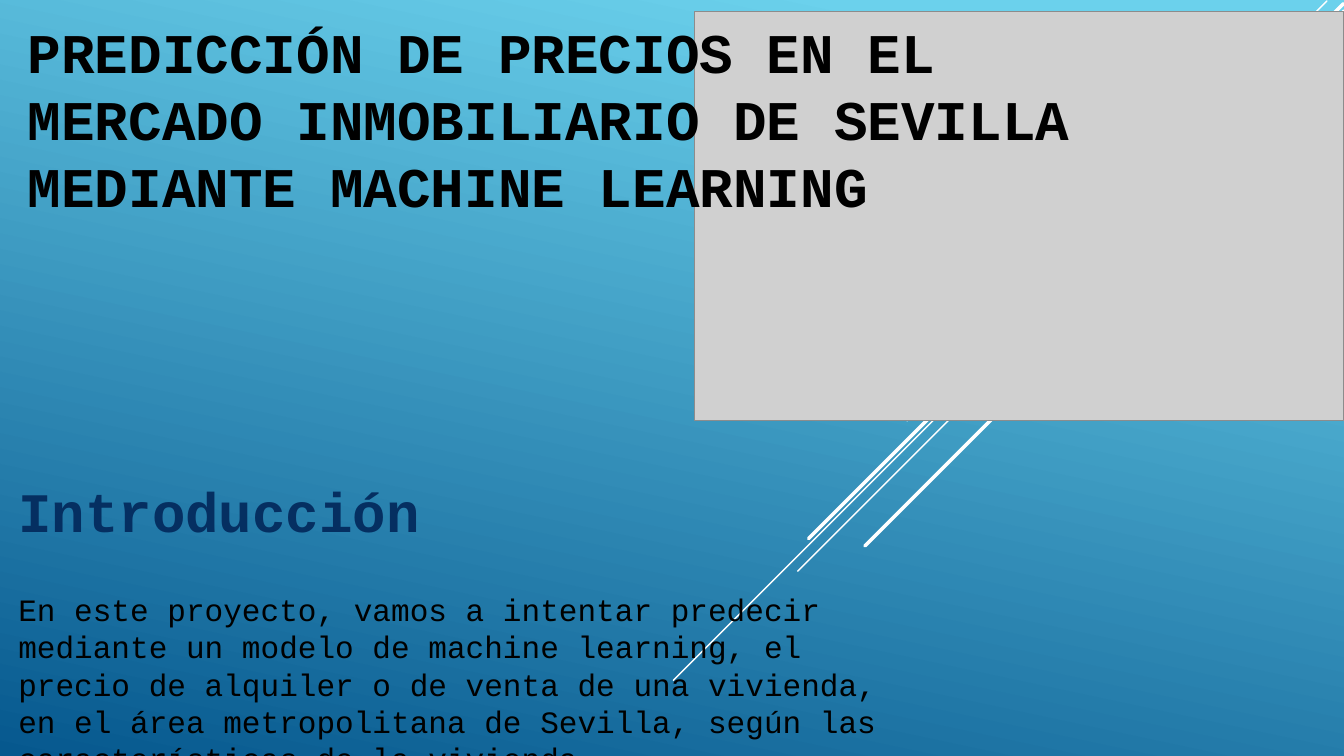
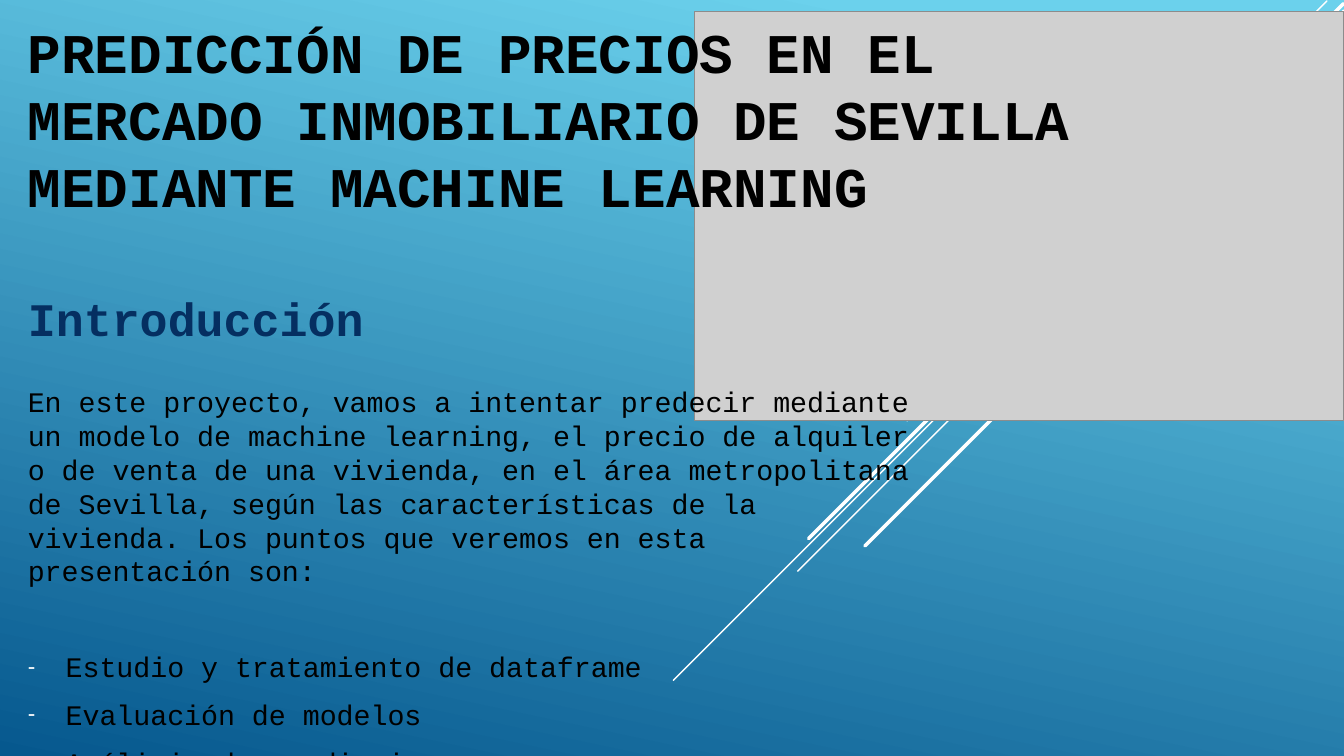
Before and after one commit to ManuelRF86/proyecro_ML_alquiler, a slide deck: slide 1 of docs/ds.pptx. Drawn at 1344x756 pixels with LibreOffice and Linux fonts; fonts in the diff are those of the drawing; grey boxes stand for pictures. Boxes give left, top, right and bottom in pixels: in the first picture for what was removed or moved away, otherwise in the second. Text is boxed around its words. In the diff, an @@ line names an element or a change of style, - is before the commit and + after.

```diff
--- a/docs/ds.pptx
+++ b/docs/ds.pptx
@@ subtitle "Introducción": place and size @@
-subtitle "Introducción" at box(18, 492, 876, 740)
+subtitle "Introducción" at box(28, 303, 909, 726)
@@ subtitle at box(28, 303, 364, 337): size 39.8 to 33.3 pt in "Introducción"; less space between paragraphs @@
@@ subtitle at box(28, 392, 909, 726): text changed; size 22.2 to 20.1 pt @@
-En este proyecto, vamos a intentar predecir mediante un modelo de machine learning, el precio de alquiler o de venta de una vivienda, en el área metropolitana de Sevilla, según las características de la vivienda.
+En este proyecto, vamos a intentar predecir mediante un modelo de machine learning, el precio de alquiler o de venta de una vivienda, en el área metropolitana de Sevilla, según las características de la vivienda. Los puntos que veremos en esta presentación son:
+– Estudio y tratamiento de dataframe
+– Evaluación de modelos
+– Análisis de predicciones
+– Extras
```
Also in this commit, not shown: 5 other slides changed.
